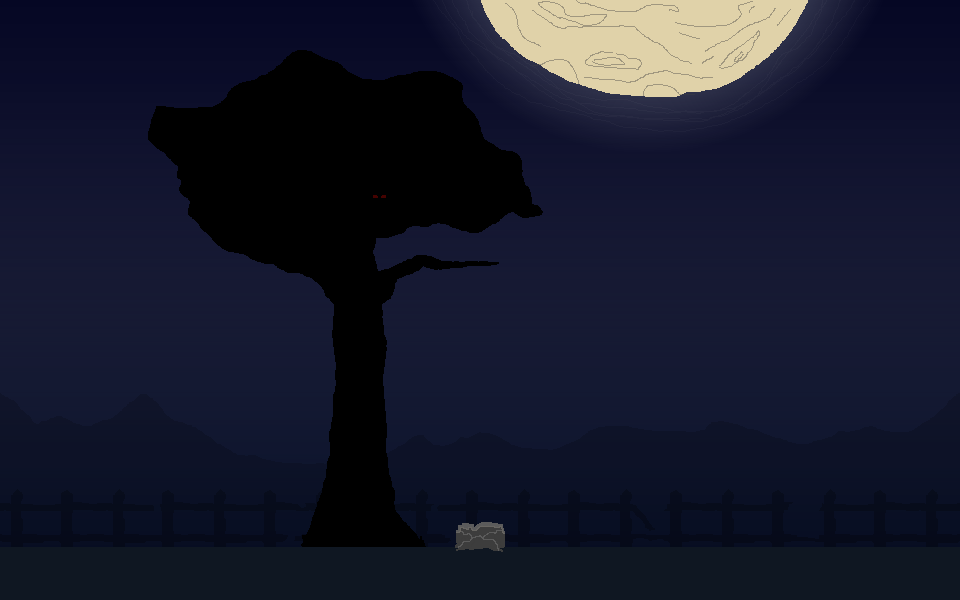
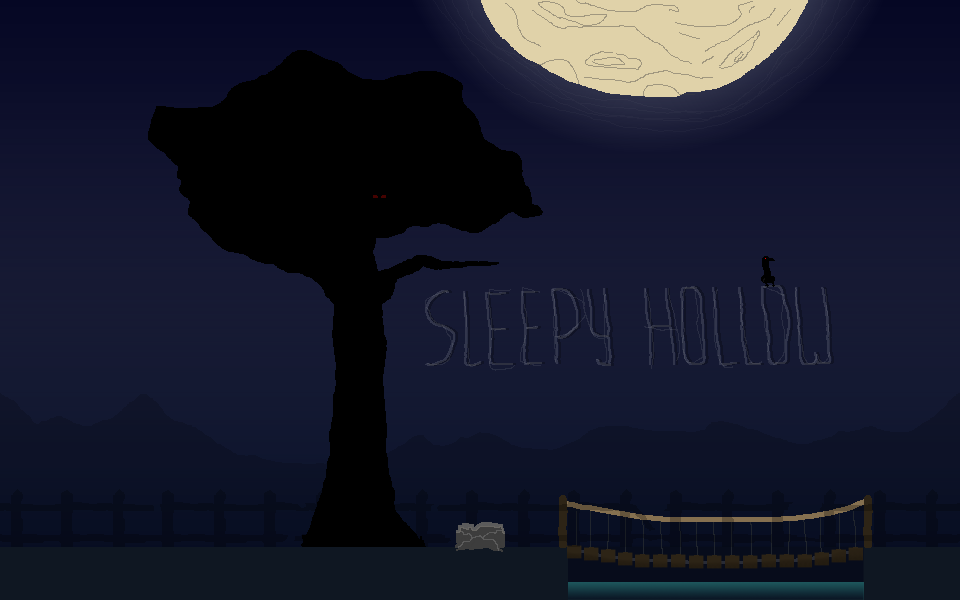
Layers edited between the first and the second (960, 600) image:
showed group "Logo" (4 layers) over (425, 256, 834, 371)
added group "Bridge" (1st of 2) with 10 layers above "Ground" over (558, 495, 873, 600)
added layer "Layer 11" in group "Bridge" over (863, 495, 873, 548)
added layer "Layer 10" in group "Bridge" over (558, 495, 568, 548)
added layer "Layer 13" in group "Bridge" over (562, 497, 871, 522)
added layer "Shape 2" in group "Bridge" over (568, 582, 864, 600)
added layer "Bridge" (2nd of 2, in "Bridge") in group "Bridge" over (567, 545, 863, 569)
added layer "Layer 9" (36%) in group "Bridge" over (571, 548, 863, 564)
added layer "Layer 14" in group "Bridge" over (576, 511, 856, 557)
added layer "Shape 1" in group "Bridge" over (568, 546, 864, 600)
unmasked "Ground" over (560, 547, 871, 600)
